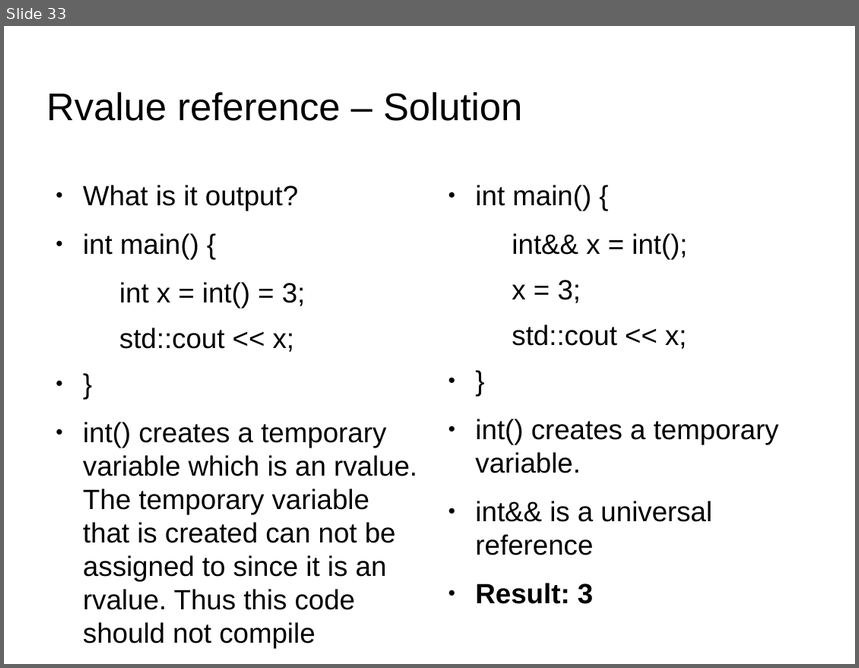
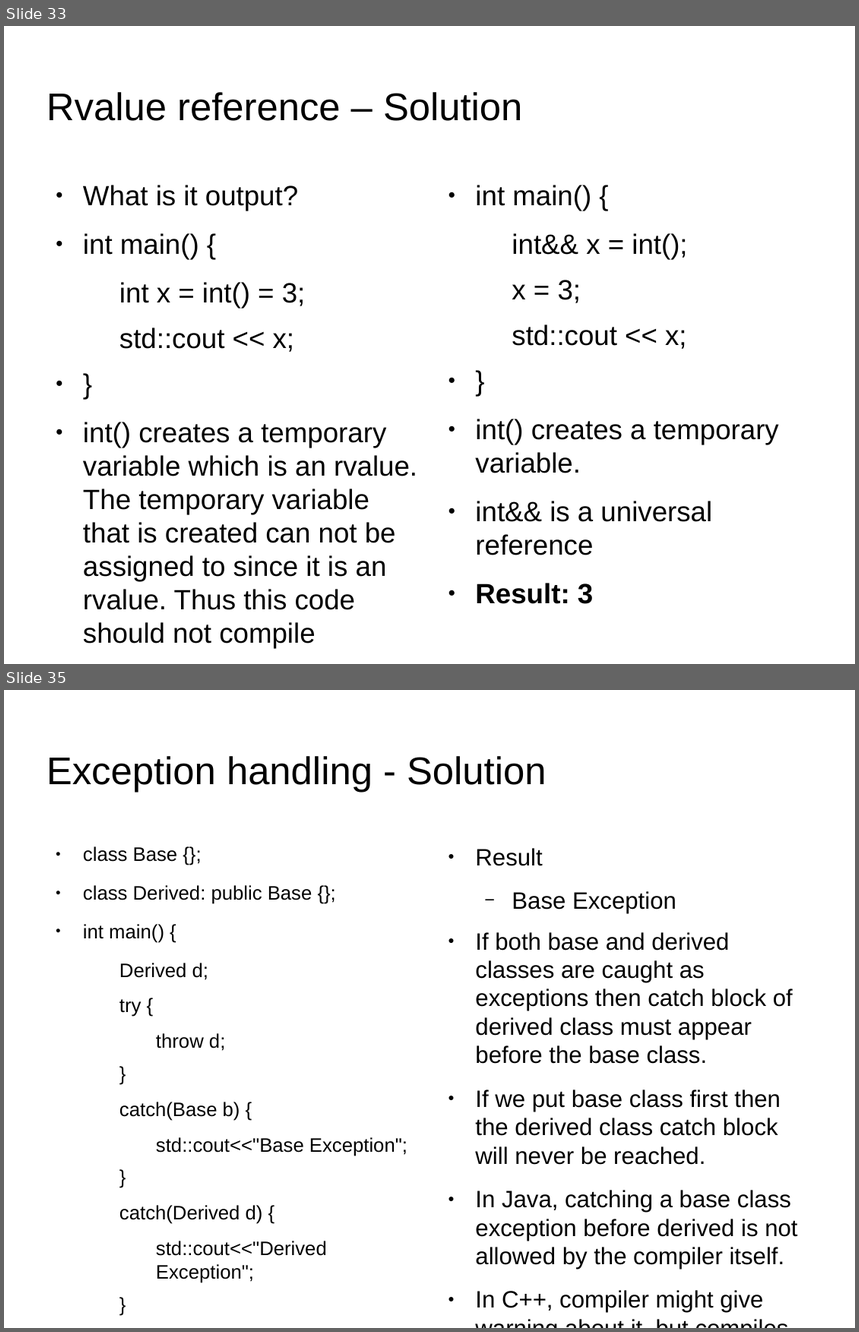
Before and after one commit to kks32/cpp-software-development, a slide deck: Ex22_C++_Quiz/Ex22_C++_Quiz.odp. Shown one above the other, each under a label of ours: slide 33 before the commit, slides 33 and 35 after it; the slides between them are not shown. The pictures are 859x668 and 859x1332 pixels, drawn with LibreOffice and Linux fonts; fonts in the diff are those of the drawing; background and template pictures are left out. Boxes give left, top, right and bottom in pixels: in the first picture for what was removed or moved away, otherwise in the second. Text is boxed around its words. In the diff, an @@ line names an element or a change of style, - is before the commit and + after.

```diff
--- a/Ex22_C++_Quiz/Ex22_C++_Quiz.odp
+++ b/Ex22_C++_Quiz/Ex22_C++_Quiz.odp
@@ slide 35 added at [4,690,855,1328], background picture (left out) @@
@@ title added at [47,756,546,792], 36 pt, text #000000 @@
+Exception handling - Solution
@@ text added at [83,847,408,1284], 18.2 pt, text #000000 @@
+● class Base {};
+● class Derived: public Base {};
+● int main() {
+  Derived d;
+  try {
+    throw d;
+  }
+  catch(Base b) {
+    std::cout<<"Base Exception";
+  }
+  catch(Derived d) {
+    std::cout<<"Derived Exception";
+  }
+● }
@@ text added at [475,848,797,1313], 22.1 pt, text #000000 @@
+● Result
+  − Base Exception
+● If both base and derived classes are caught as exceptions then catch block of derived class must appear before the base class.
+● If we put base class first then the derived class catch block will never be reached.
+● In Java, catching a base class exception before derived is not allowed by the compiler itself.
+● In C++, compiler might give warning about it, but compiles the code.
```
Also in this commit, not shown: 1 slide changed, 14 other slides added, 2 other files.
